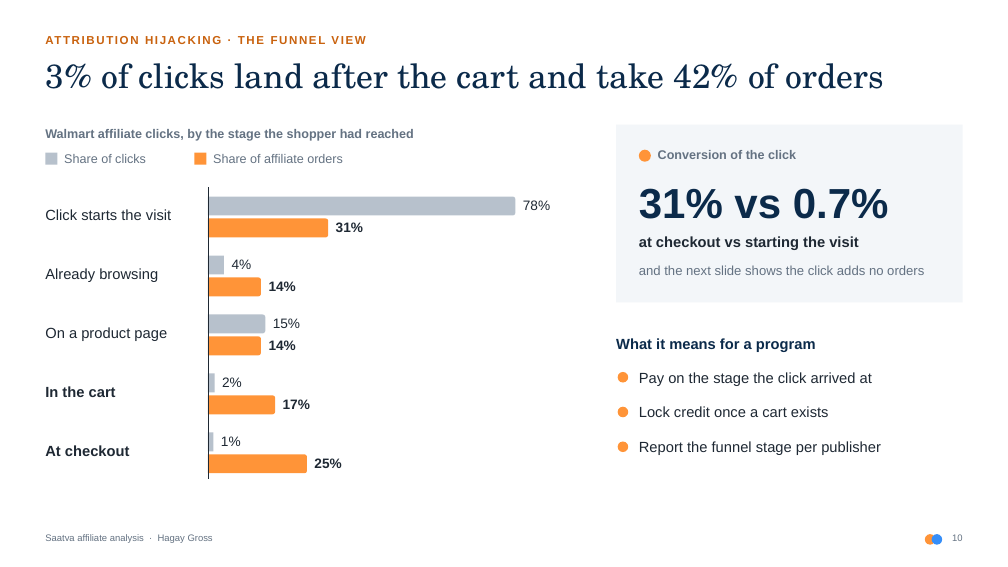
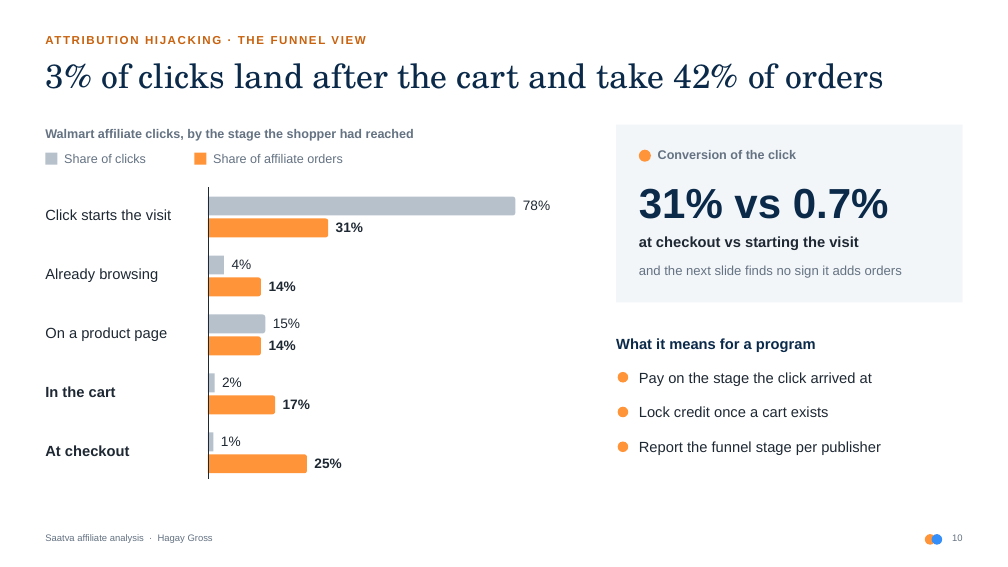
Before and after one commit to Hagaygro/partnerize-assignment, a slide deck: slide 10 of deck/saatva_affiliate_analysis.pptx. Drawn at 1008x567 pixels with LibreOffice and Linux fonts; fonts in the diff are those of the drawing. Boxes give left, top, right and bottom in pixels: in the first picture for what was removed or moved away, otherwise in the second. Text is boxed around its words. In the diff, an @@ line names an element or a change of style, - is before the commit and + after.

```diff
--- a/deck/saatva_affiliate_analysis.pptx
+++ b/deck/saatva_affiliate_analysis.pptx
@@ text at [639, 265, 902, 278]: text changed @@
-and the next slide shows the click adds no orders
+and the next slide finds no sign it adds orders
```
Also in this commit, not shown: 6 other slides changed, 2 other files.
